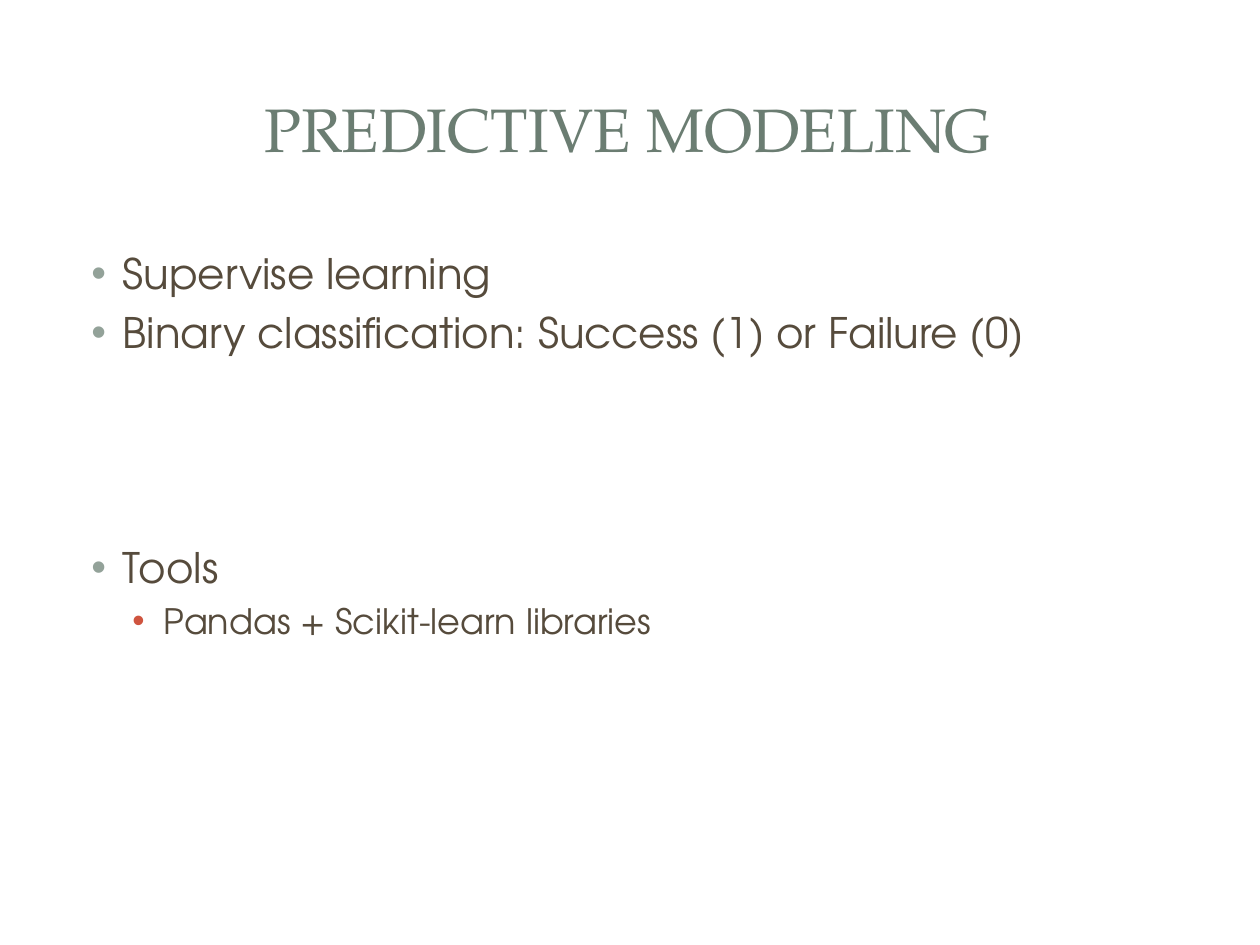
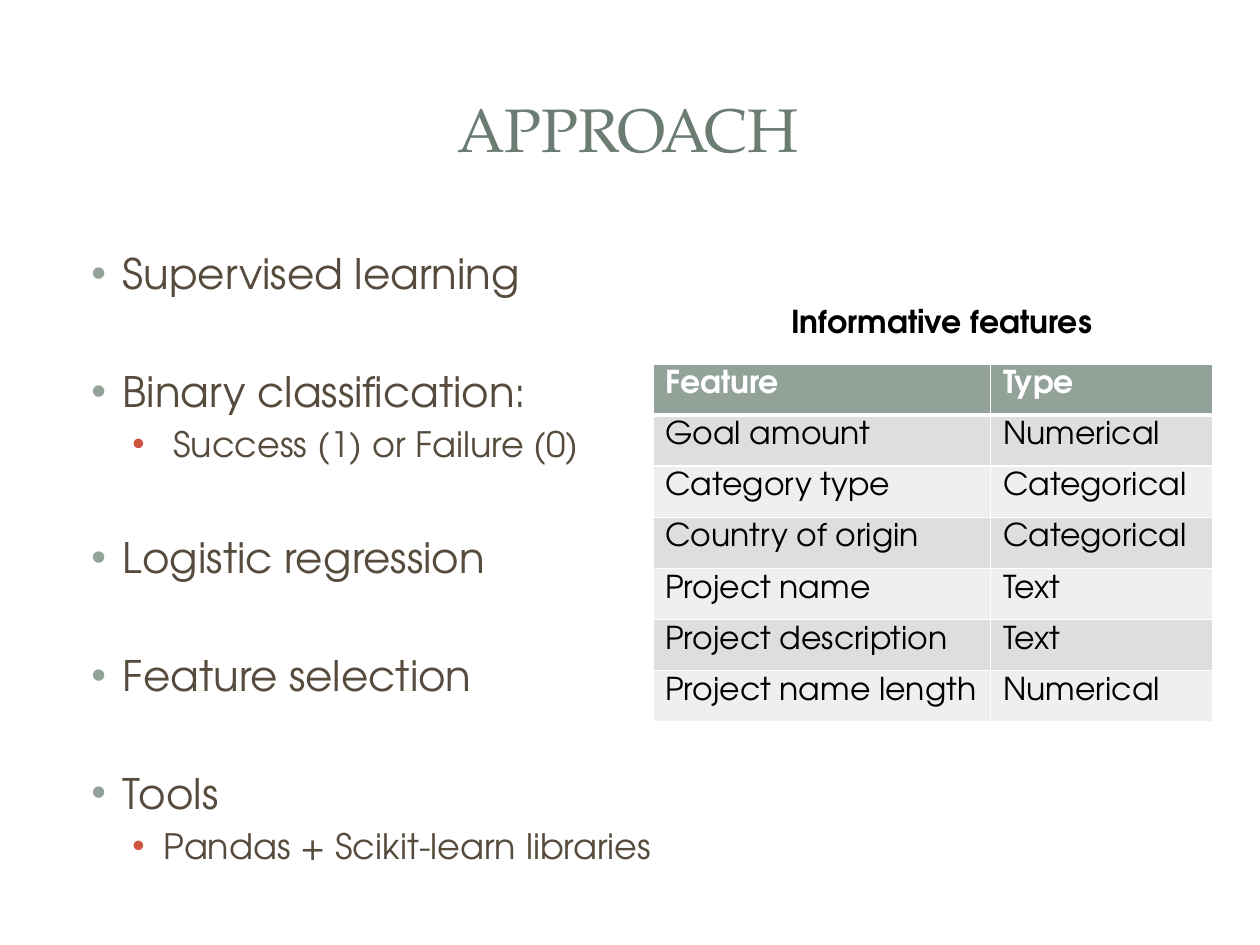
Before and after one commit to vlcekl/ds-crowdfunding, a slide deck: slide 13 of reports/crowdfunding_slidedeck.pptx (slide 12 before the commit). Drawn at 1260x945 pixels with LibreOffice and Linux fonts; fonts in the diff are those of the drawing; background and template pictures are left out. Boxes give left, top, right and bottom in pixels: in the first picture for what was removed or moved away, otherwise in the second. Text is boxed around its words. In the diff, an @@ line names an element or a change of style, - is before the commit and + after.

```diff
--- a/reports/crowdfunding_slidedeck.pptx
+++ b/reports/crowdfunding_slidedeck.pptx
@@ title at [457, 108, 798, 153]: text changed @@
-PREDICTIVE MODELING
+APPROACH
@@ text at [123, 257, 579, 692]: text changed @@
-• Supervise learning
-• Binary classification: Success (1) or Failure (0)
+• Supervised learning
+• Binary classification:
+  • Success (1) or Failure (0)
+• Logistic regression
+• Feature selection
@@ text added at [791, 309, 1092, 334], 18 pt, text #000000, bold @@
+Informative features
@@ table added at [653, 364, 1212, 722], 7 rows, 2 columns @@
+Feature | Type
+Goal amount | Numerical
+Category type | Categorical
+Country of origin | Categorical
+Project name | Text
+Project description | Text
+Project name length | Numerical
```
Also in this commit, not shown: 7 other slides changed, 6 slides added, 5 slides removed, 1 other file.
